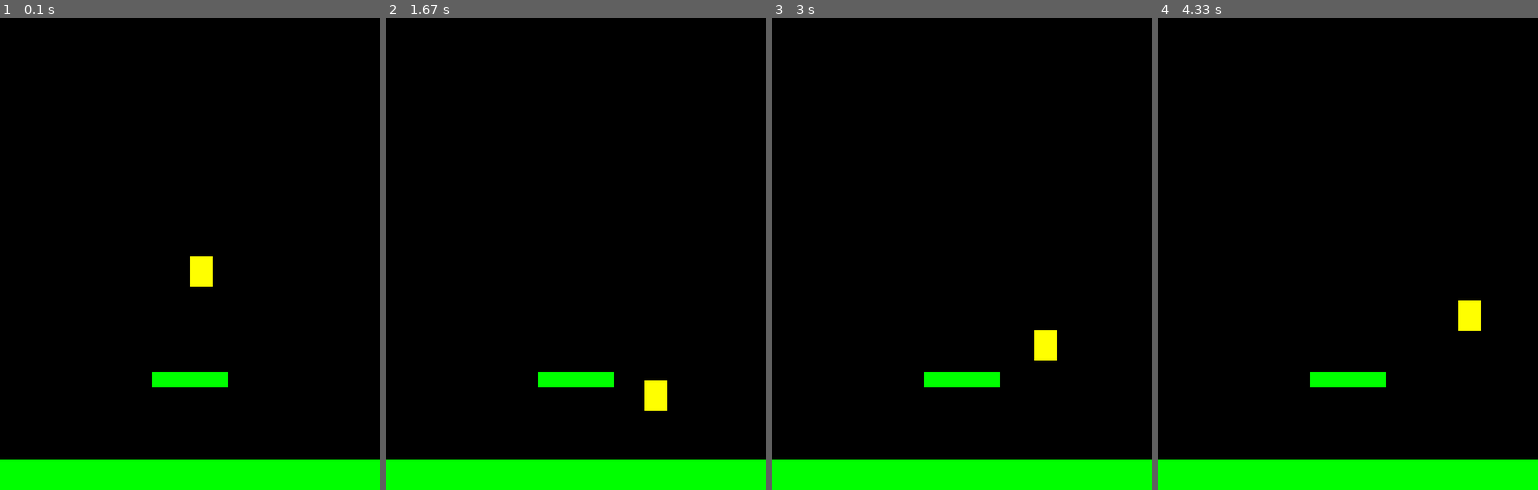
Above: before the commit, frames 1-4 (left to right).
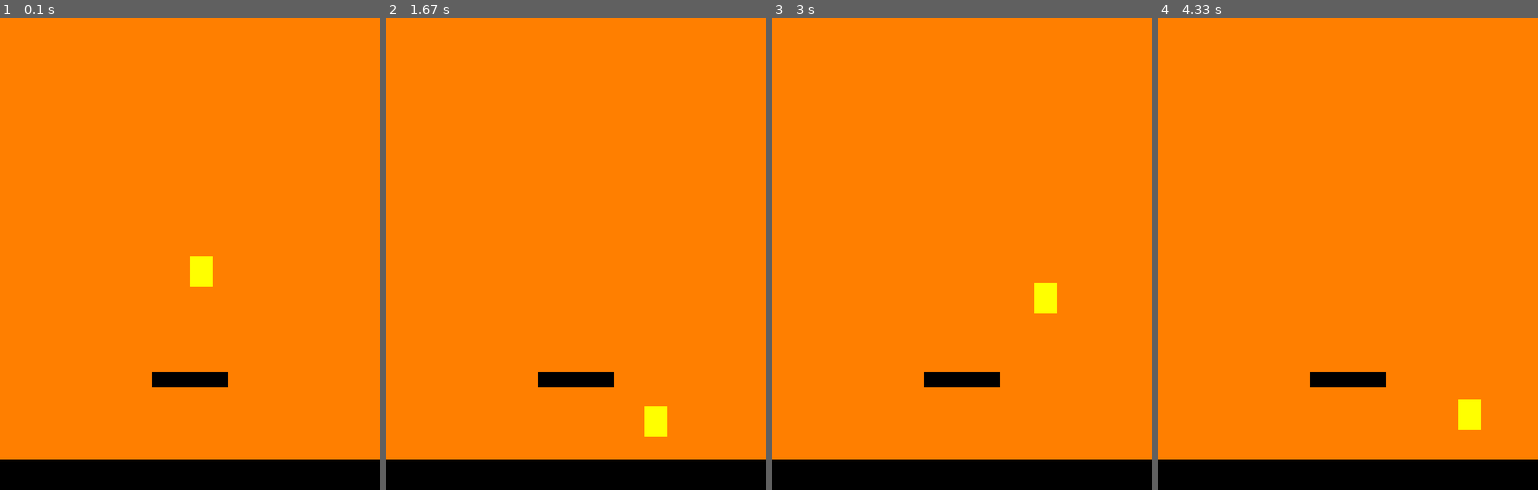
Above: after the commit, the same moments.

Repository: RodrigoMBarros/PyGame_2020.1
Game: pygame game, started from projeto.py
Same seed, same stepped clock (60 frames per second), same inputs: the game is played once before the commit and once after it.
Inputs:
- Up to frame 1 (0.1 s): no input
- Up to frame 2 (1.67 s): hold Right 0.33-0.8 s; hold Right 0.83-1.3 s; hold Left from 1.33 s (still down)
- Up to frame 3 (3 s): release Left at 1.87 s; hold Left 1.9-2.3 s; hold Right 2.33-2.97 s
- Up to frame 4 (4.33 s): hold Left 3-3.47 s; hold Right 3.5-3.97 s; hold Right from 4 s (still down)

The runs differ from the first frame. In frame 1, 100% of the frame differs, in the area x 0-100%, y 0-100%; in frame 2, 100%; in frame 3, 100%; in frame 4, 100%.

Commit message:
concertei o problema de atravessar a plataforma

Diff:
--- a/projeto.py
+++ b/projeto.py
@@ -5,7 +5,7 @@
 WIDTH = 500
 HEIGHT = 620
 FPS = 30
-NOME = "Jogo)"
+NOME = "Jogo"
 
 # player properies
 FAMOSO_ACEL = 5
@@ -32,6 +32,8 @@
 class Famoso(pg.sprite.Sprite):
     def __init__(self):
         pg.sprite.Sprite.__init__(self)
+        #  self.image = pygame.image.load('assets/img/meteorBrown_med1.png').convert_alpha()
+        #  self.image = pygame.transform.scale(self.image, (METEOR_WIDTH, METEOR_HEIGHT))
         self.image = pg.Surface((30, 40))
         self.image.fill(YELLOW)
         self.rect = self.image.get_rect()  # gera a posição e tamanho da imagem
@@ -45,19 +47,19 @@
 
     def update(self):
         # equações do movimento
+
         # pulo
         self.Vy += self.grav
-
         self.rect.y += self.Vy
         self.rect.x += self.Vx
 
-        # limitando com a tela
+        # limitando com a tela nos lados
         if self.rect.right > WIDTH:
             self.Vx = 0
         if self.rect.left < 0:
             self.Vx = 0
 
-    def trata_eventos(self, event):  # Eventos para o jogador
+    def trata_eventos(self, event):  # açoes do jogador: controlar o movimento lateral (eixo x)
 
         if event.type == pg.KEYDOWN:
             if event.key == pg.K_LEFT:
@@ -65,7 +67,7 @@
             if event.key == pg.K_RIGHT:
                 self.Vx = FAMOSO_ACEL
 
-        elif event.type == pg.KEYUP:
+        elif event.type == pg.KEYUP:  # garante que pare de ir pro lado quando solta as teclas
             if event.key == pg.K_LEFT:
                 if self.Vx < 0:
                     self.Vx = 0
@@ -73,12 +75,14 @@
                 if self.Vx > 0:
                     self.Vx = 0
 
-    # Plataformas - Notas
+
+# Plataformas - Notas
+
 class Notas(pg.sprite.Sprite):
     def __init__(self, x, y, w, h):
         pg.sprite.Sprite.__init__(self)
         self.image = pg.Surface((w, h))
-        self.image.fill(GREEN)
+        self.image.fill(BLACK)
         self.rect = self.image.get_rect()
         self.rect.x = x
         self.rect.y = y
@@ -102,8 +106,8 @@
     def refresh(self):
         # renicia o jogo quando morre, vai rodar um novo jogo // atualizações
 
-        # ==== Grupo de sprits (personagens)
-        self.all_sprites = pg.sprite.pygame.sprite.Group()
+        # ==== Grupo de sprites (personagens)
+        self.all_sprites = pg.sprite.Group()
         self.jogador = Famoso()
         self.all_sprites.add(self.jogador)
 
@@ -131,9 +135,10 @@
         # checando colisões
         hits = pg.sprite.spritecollide(self.jogador, self.platforms, False)
 
-        if hits:
-            self.jogador.rect.bottom = hits[0].rect.top
-            self.jogador.Vy = -16
+        if hits:  # verifica impacto entre o jogador e a plataforma para realizar o pulo
+            if self.jogador.Vy > 0 and self.jogador.rect.bottom > hits[0].rect.top and self.jogador.rect.bottom < hits[0].rect.bottom:
+                self.jogador.rect.bottom = hits[0].rect.top
+                self.jogador.Vy = -15
 
     def events(self):
         # Process input (events)
@@ -145,7 +150,7 @@
             self.jogador.trata_eventos(event)
 
     def draw(self):
-        self.screen.fill(BLACK)
+        self.screen.fill(ORANGE)
         # self.screen.blit(backgrond,(0,0))
         self.all_sprites.draw(self.screen)
         pg.display.flip()  # uma desenhada e outra em construção #*after* drawuing everything
